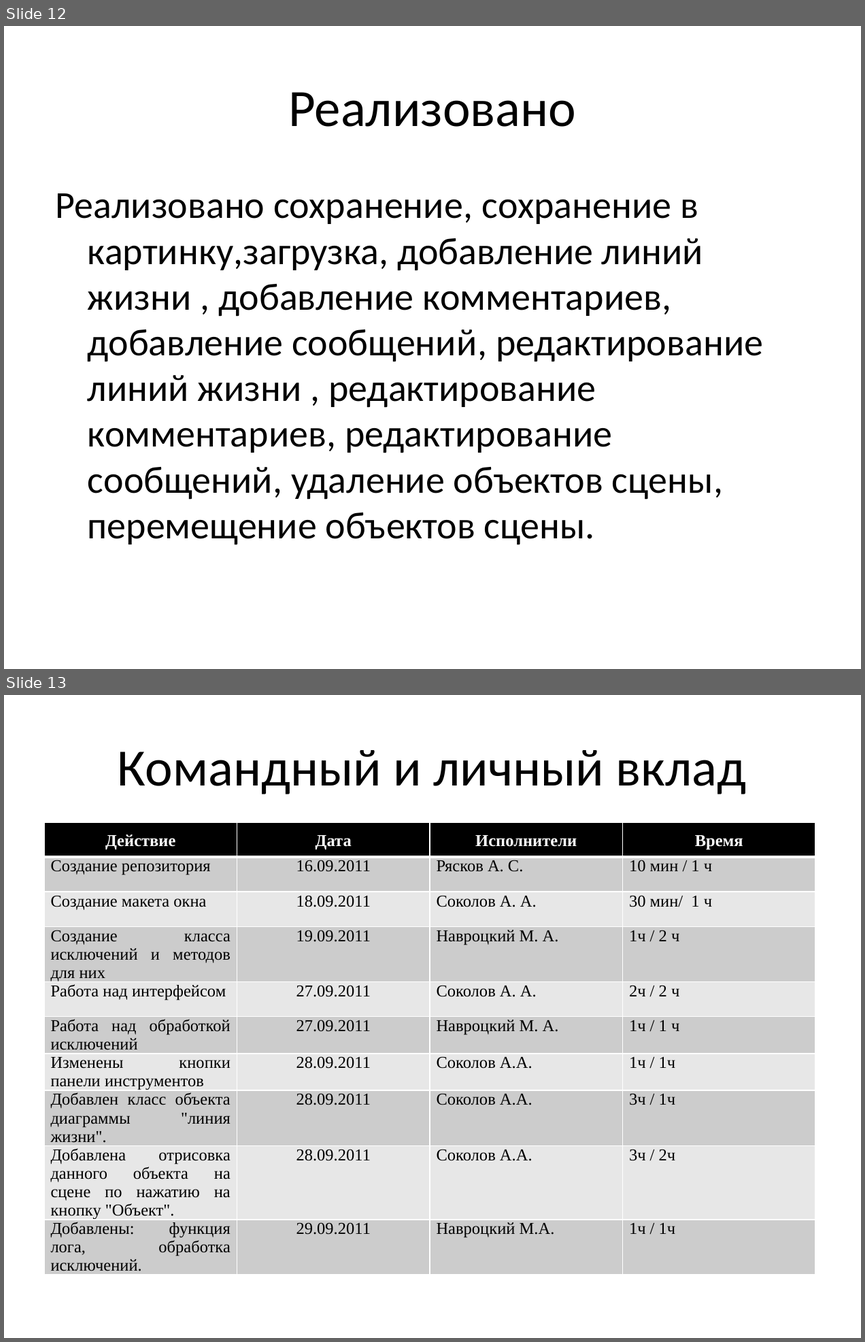
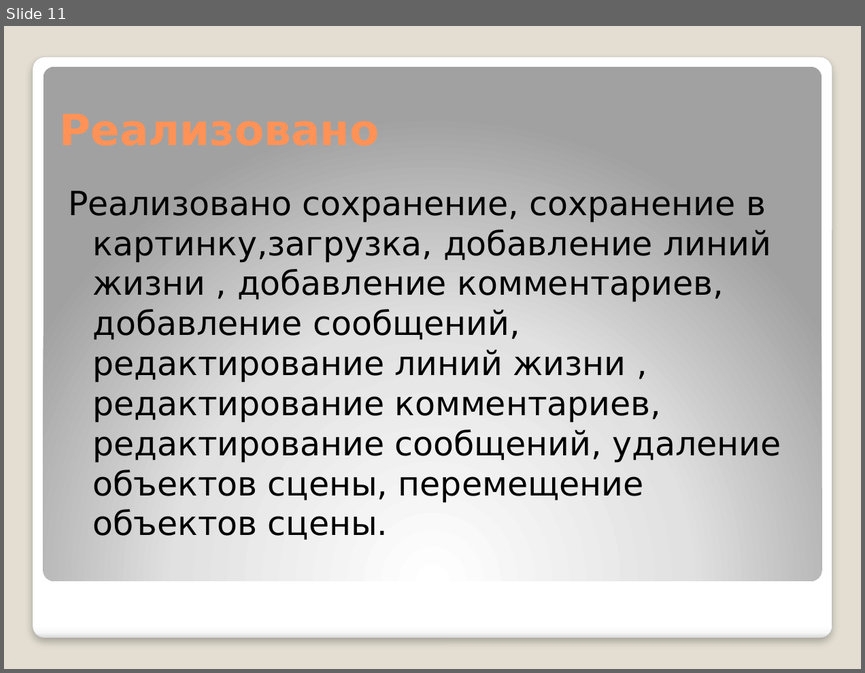
Before and after one commit to ARyaskov/SmilingMoose, a slide deck: Docs/ПрезентацияSumleditor.pptx. Shown one above the other, each under a label of ours: slides 12 and 13 before the commit, slide 11 after it. The pictures are 865x1342 and 865x673 pixels, drawn with LibreOffice and Linux fonts; fonts in the diff are those of the drawing. Boxes give left, top, right and bottom in pixels: in the first picture for what was removed or moved away, otherwise in the second. Text is boxed around its words. In the diff, an @@ line names an element or a change of style, - is before the commit and + after.

```diff
--- a/Docs/ПрезентацияSumleditor.pptx
+++ b/Docs/ПрезентацияSumleditor.pptx
@@ slide 13 removed at [4,695,861,1338], background #FFFFFF @@
@@ title removed at [118,750,747,794] @@
-Командный и личный вклад
@@ table removed at [44,821,815,1301], 10 rows, 4 columns @@
-Действие | Дата | Исполнители | Время
-Создание репозитория | 16.09.2011 | Рясков А. С. | 10 мин / 1 ч
-Создание макета окна | 18.09.2011 | Соколов А. А. | 30 мин/ 1 ч
-Создание класса исключений и методов для них | 19.09.2011 | Навроцкий М. А. | 1ч / 2 ч
-Работа над интерфейсом | 27.09.2011 | Соколов А. А. | 2ч / 2 ч
-Работа над обработкой исключений | 27.09.2011 | Навроцкий М. А. | 1ч / 1 ч
-Изменены кнопки панели инструментов | 28.09.2011 | Соколов А.А. | 1ч / 1ч
-Добавлен класс объекта диаграммы "линия жизни". | 28.09.2011 | Соколов А.А. | 3ч / 1ч
-Добавлена отрисовка данного объекта на сцене по нажатию на кнопку "Объект". | 28.09.2011 | Соколов А.А. | 3ч / 2ч
-Добавлены: функция лога, обработка исключений. | 29.09.2011 | Навроцкий М.А. | 1ч / 1ч
@@ what was slide 12 is now slide 11 @@
@@ slide 11 changed as well @@
@@ background #FFFFFF to #E3DED1 @@
@@ rounded rectangle added at [33,57,832,638], fill gradient #FFFFFF to #F7F7F7 to #DADADA, outline #A4A4A4 0.16 pt @@
@@ rounded rectangle added at [43,66,821,580], fill gradient #FFFFFF to #E1E1E1 to #A2A2A2 @@
@@ title removed at [288,92,576,127] @@
-Реализовано
@@ text "Реализовано сохранение, сохранение в картинку,загрузка, ..." at [68,191,781,539]: size 32 to 28 pt, font Calibri to DejaVu Sans; indent changed; less space between paragraphs @@
```
Also in this commit, not shown: 6 other slides changed, 8 slides added, 6 other slides removed.
